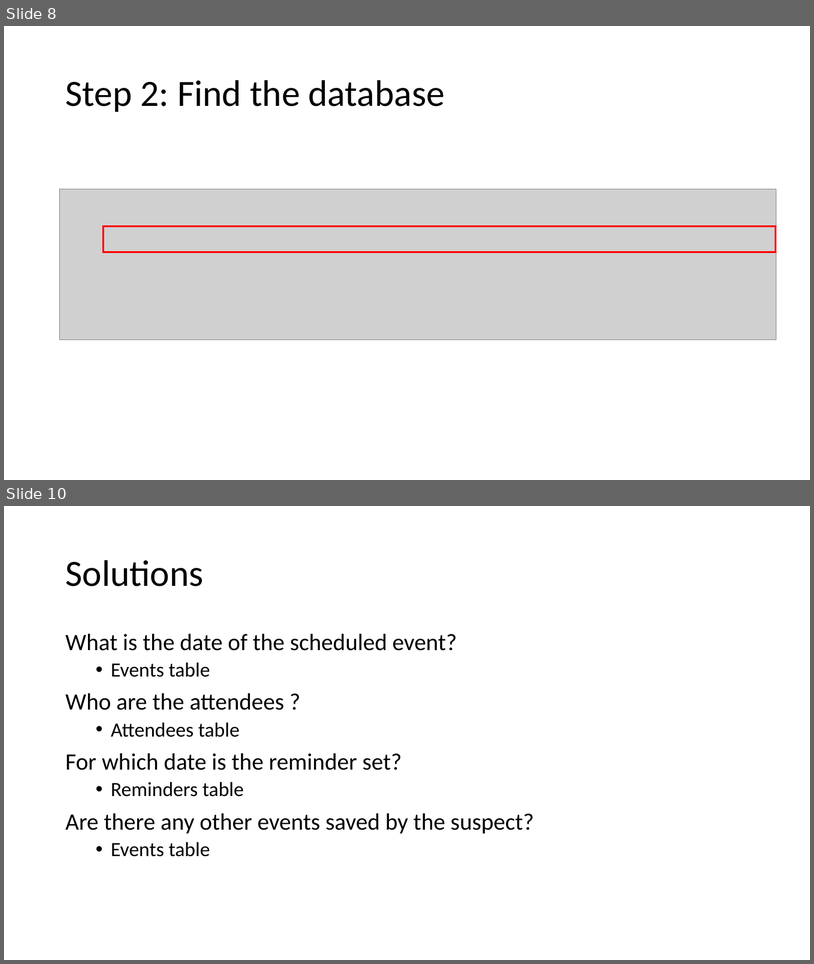
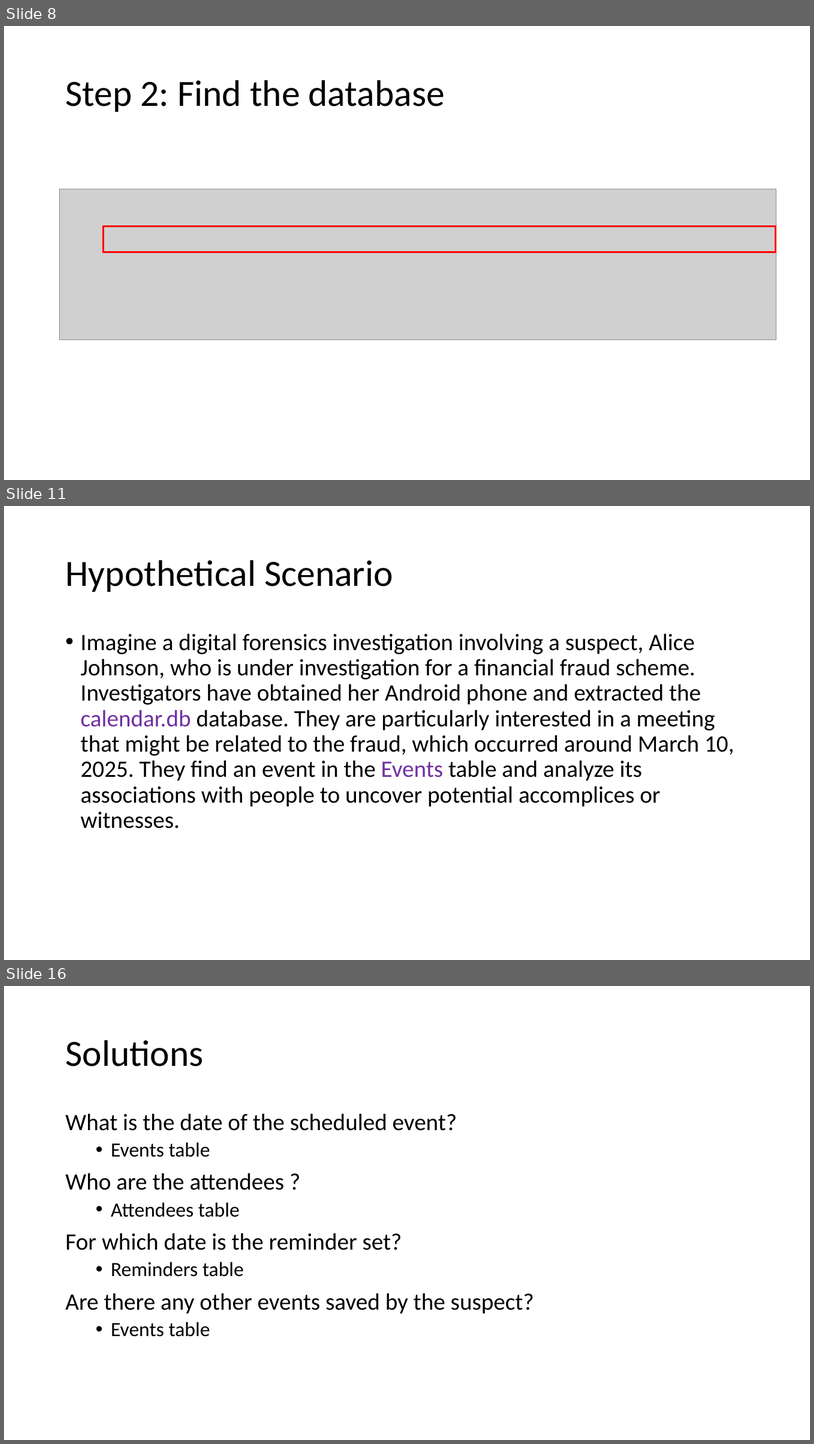
Before and after one commit to frankwxu/digital-forensics-lab, a slide deck: Android10/5_1_3_AOSP_App_Investigations_Calendar.pptx. Shown one above the other, each under a label of ours: slides 8 and 10 before the commit, slides 8, 11 and 16 after it; the slides between them are not shown. The pictures are 814x964 and 814x1444 pixels, drawn with LibreOffice and Linux fonts; fonts in the diff are those of the drawing; grey boxes stand for pictures; background and template pictures are left out. Boxes give left, top, right and bottom in pixels: in the first picture for what was removed or moved away, otherwise in the second. Text is boxed around its words. In the diff, an @@ line names an element or a change of style, - is before the commit and + after.

Commit message:
revise Android 10 GMS app investigation

```diff
--- a/Android10/5_1_3_AOSP_App_Investigations_Calendar.pptx
+++ b/Android10/5_1_3_AOSP_App_Investigations_Calendar.pptx
@@ slide 11 added at box(4, 506, 810, 960), background #FFFFFF @@
@@ title added at box(65, 560, 393, 592), 44 pt, text #000000 @@
+Hypothetical Scenario
@@ text added at box(81, 633, 734, 828), 28 pt, text #000000 @@
+• Imagine a digital forensics investigation involving a suspect, Alice Johnson, who is under investigation for a financial fraud scheme. Investigators have obtained her Android phone and extracted the calendar.db database. They are particularly interested in a meeting that might be related to the fraud, which occurred around March 10, 2025. They find an event in the Events table and analyze its associations with people to uncover potential accomplices or witnesses.
@@ what was slide 10 is now slide 16 @@
```
Also in this commit, not shown: 2 slides changed, 5 other slides added.
